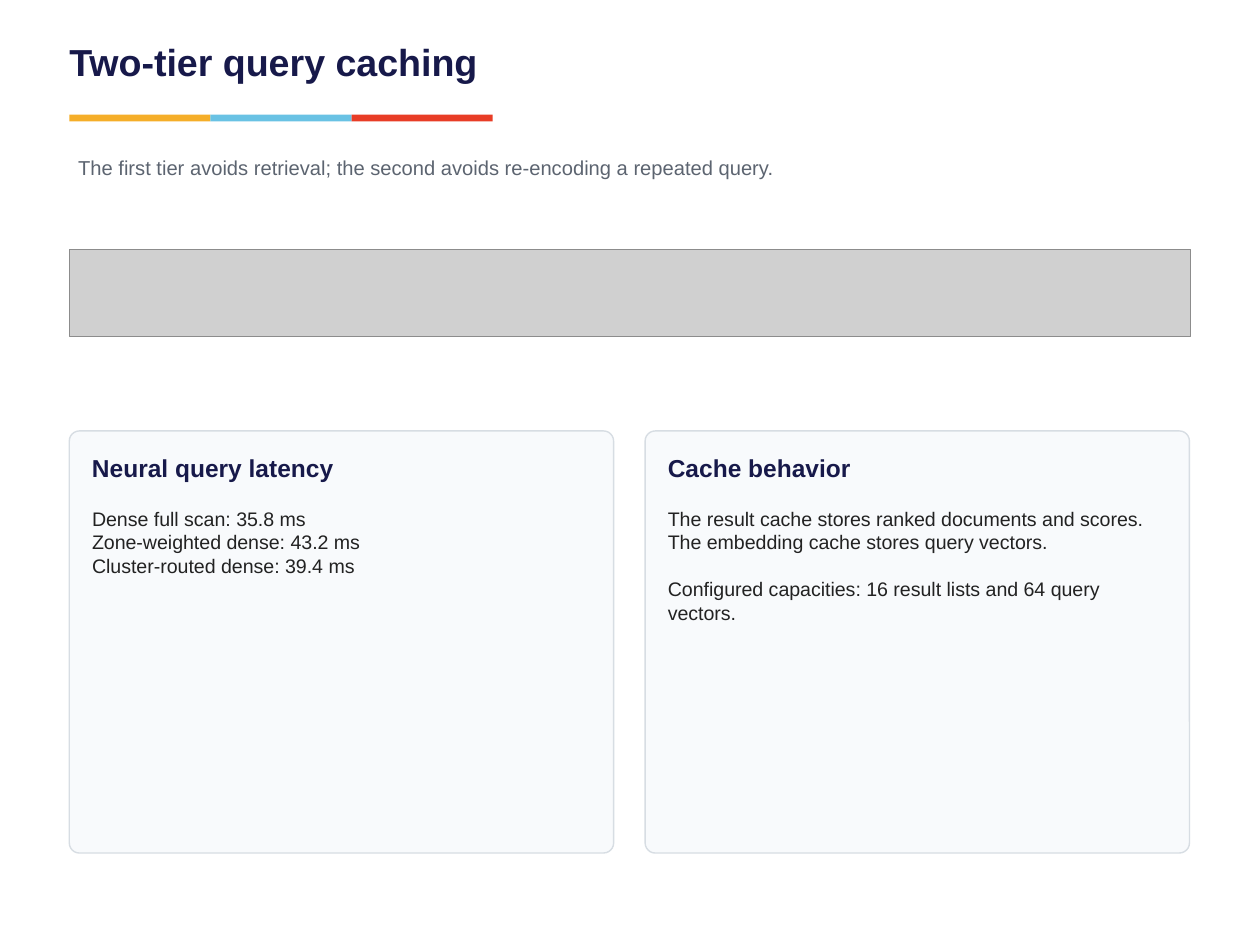
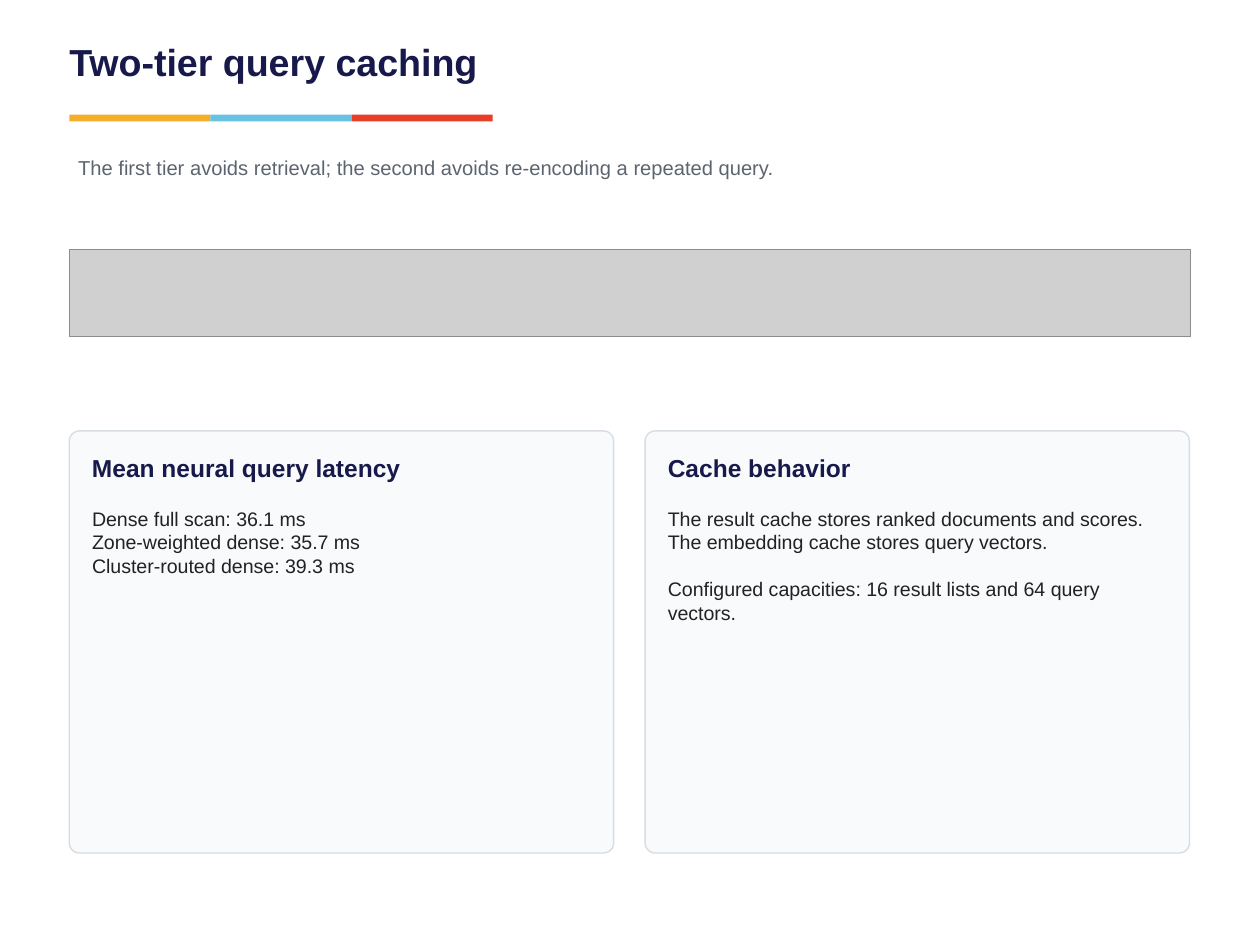
Before and after one commit to vishrutbhushan/ir-benchmark, a slide deck: slide 9 of presentation/Group7_BM25 vs Neural Retrieval on Technical Documents.pptx. Drawn at 1260x945 pixels with LibreOffice and Linux fonts; fonts in the diff are those of the drawing; grey boxes stand for pictures. Boxes give left, top, right and bottom in pixels: in the first picture for what was removed or moved away, otherwise in the second. Text is boxed around its words. In the diff, an @@ line names an element or a change of style, - is before the commit and + after.

Commit message:
Refresh presentation with verified strict benchmark results
Update metrics, mean backend latency, active judgment counts, cluster statistics and measured artifact sizes. Preserve the existing slide layout and architecture artwork while correcting stale labels. Synchronize the presentation judgment CSV with the 488-pair active pool.

```diff
--- a/presentation/Group7_BM25 vs Neural Retrieval on Technical Documents.pptx
+++ b/presentation/Group7_BM25 vs Neural Retrieval on Technical Documents.pptx
@@ text at [92,459,400,482]: text changed @@
-Neural query latency
+Mean neural query latency
@@ text at [92,511,360,573]: text changed @@
-Dense full scan: 35.8 ms
-Zone-weighted dense: 43.2 ms
-Cluster-routed dense: 39.4 ms
+Dense full scan: 36.1 ms
+Zone-weighted dense: 35.7 ms
+Cluster-routed dense: 39.3 ms
```
Also in this commit, not shown: 14 other slides changed, 1 other file.
